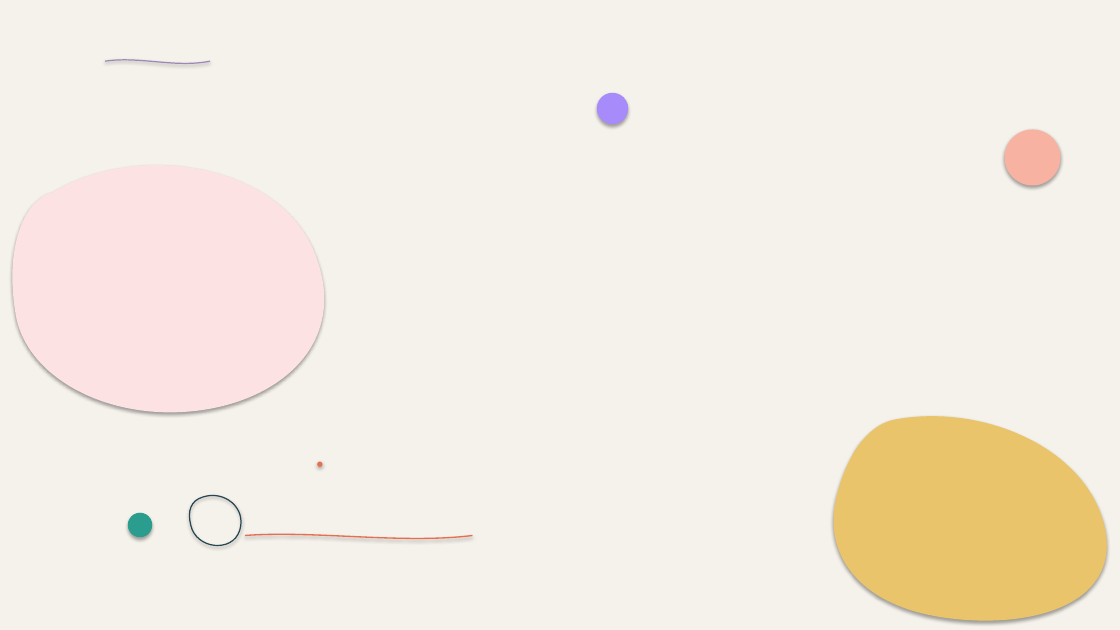
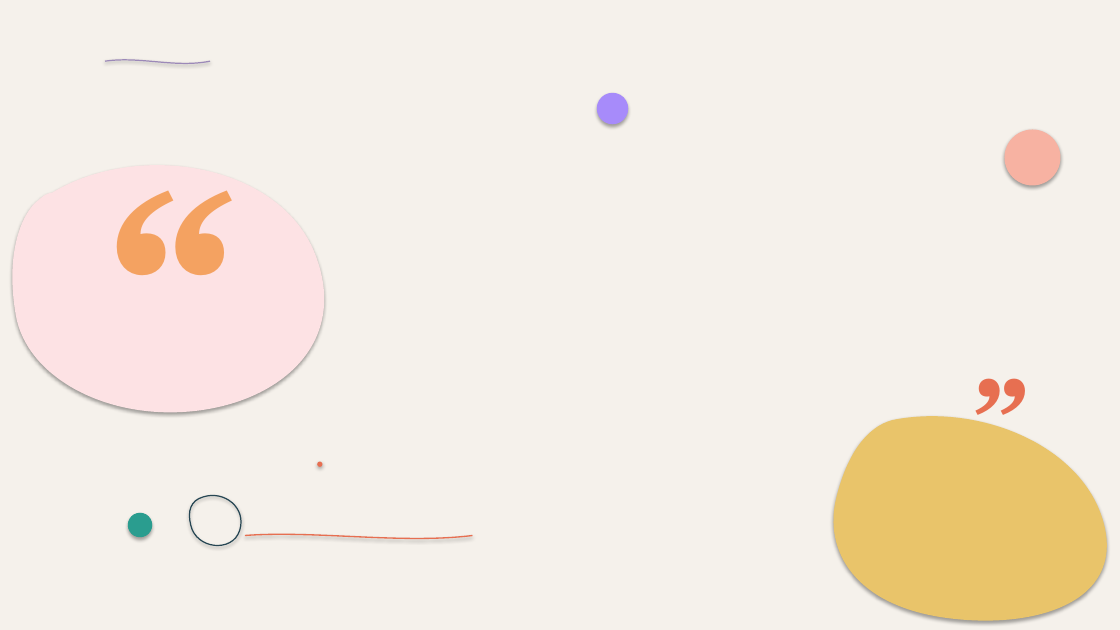
Before and after one commit to vamsiramakrishnan/pixelpitch, a slide deck: slide 33 of _bench/corpus/divergent-deck.pptx. Drawn at 1120x630 pixels with LibreOffice and Linux fonts; fonts in the diff are those of the drawing. Boxes give left, top, right and bottom in pixels: in the first picture for what was removed or moved away, otherwise in the second. Text is boxed around its words. In the diff, an @@ line names an element or a change of style, - is before the commit and + after.

```diff
--- a/_bench/corpus/divergent-deck.pptx
+++ b/_bench/corpus/divergent-deck.pptx
@@ text added at [105,126,239,433], 210.1 pt, text #F4A261, bold, italic @@
+“
@@ text added at [970,352,1028,483], 90 pt, text #E76F51, bold, italic @@
+”
```
Also in this commit, not shown: 5 other slides changed, 1 slide added, 1 slide removed, 2 other files.
